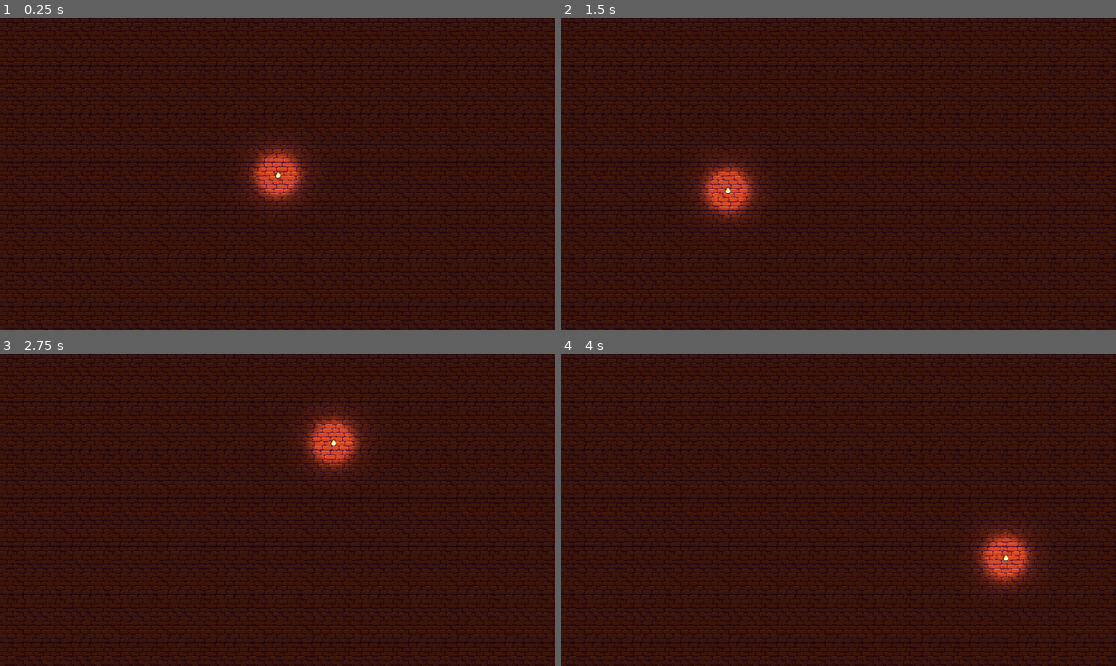
Above: before the commit, frames 1-4 (two rows, left to right).
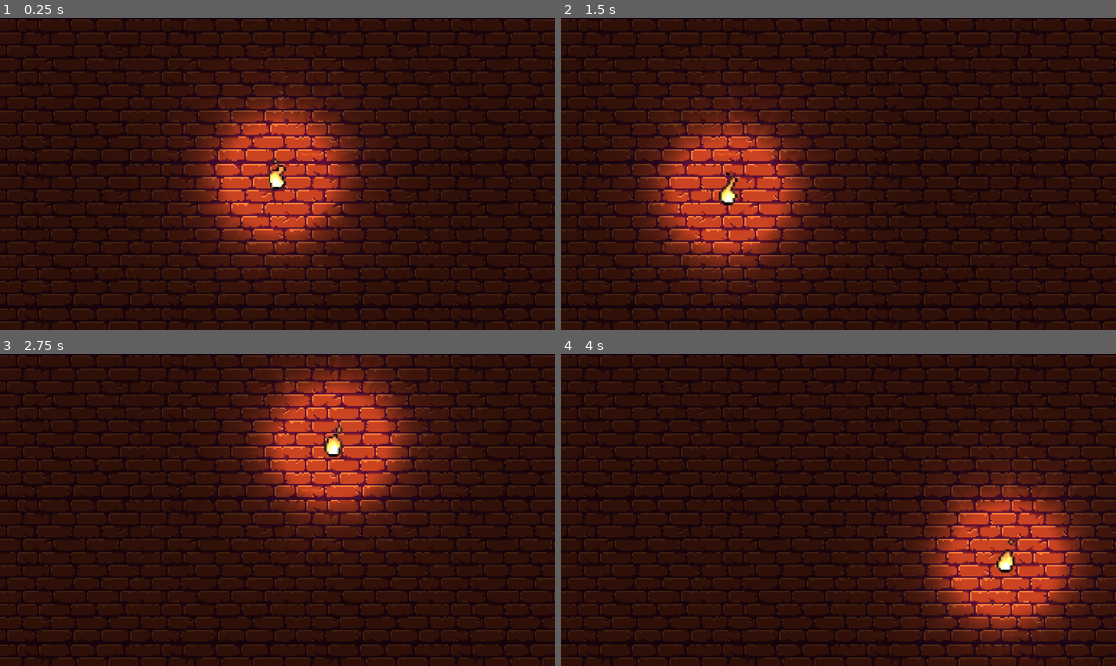
Above: after the commit, the same moments.

Repository: nyox2stupid/FlameLightTestGodot
Game: Godot game, scene res://node_2d.tscn
Two runs of this game, one before a commit and one after it. Both use one fixed random seed, a clock stepped at 60 frames per second and the inputs below.
Inputs (mouse positions are in pixels of both pictures, inside the frame that each line leads up to):
- Up to frame 1 (0.25 s): no input
- Up to frame 2 (1.5 s): move the mouse to (960, 158) at 0.52 s; tap Enter at 1.25 s; move the mouse to (727, 189) at 1.27 s
- Up to frame 3 (2.75 s): tap Space at 2 s; move the mouse to (333, 441) at 2.02 s
- Up to frame 4 (4 s): move the mouse to (810, 572) at 2.77 s; move the mouse to (1005, 556) at 3.52 s

The runs differ from the first frame. In frame 1, 29% of the frame differs, in the area x 0-100%, y 0-100%; in frame 2, 29%; in frame 3, 29%; in frame 4, 30%.

Commit message:
added animation directions

Diff:
--- a/Scripts/Flame.gd
+++ b/Scripts/Flame.gd
@@ -3,7 +3,7 @@
 
 # Called when the node enters the scene tree for the first time.
 func _ready():
-	pass # Replace with function body.
+	var movement_dir = 'm'
 
 
 # Called every frame. 'delta' is the elapsed time since the previous frame.
--- a/node_2d.tscn
+++ b/node_2d.tscn
@@ -5,36 +5,36 @@
 [ext_resource type="Texture2D" uid="uid://dxuq030bfpdvr" path="res://Assets/Bricks.png" id="2_4bmlc"]
 [ext_resource type="Texture2D" uid="uid://d1theu4pny2h5" path="res://Assets/spotlight.png" id="2_vnirn"]
 
-[sub_resource type="AtlasTexture" id="AtlasTexture_ua1n8"]
+[sub_resource type="AtlasTexture" id="AtlasTexture_41aof"]
 atlas = ExtResource("2_1nix6")
-region = Rect2(0, 0, 13, 23)
+region = Rect2(0, 48, 14, 24)
 
-[sub_resource type="AtlasTexture" id="AtlasTexture_0chww"]
+[sub_resource type="AtlasTexture" id="AtlasTexture_stt44"]
 atlas = ExtResource("2_1nix6")
-region = Rect2(14, 0, 13, 23)
+region = Rect2(14, 48, 14, 24)
 
-[sub_resource type="AtlasTexture" id="AtlasTexture_ui8no"]
+[sub_resource type="AtlasTexture" id="AtlasTexture_h1gyj"]
 atlas = ExtResource("2_1nix6")
-region = Rect2(28, 0, 13, 23)
+region = Rect2(28, 48, 14, 24)
 
-[sub_resource type="AtlasTexture" id="AtlasTexture_ddbt0"]
+[sub_resource type="AtlasTexture" id="AtlasTexture_omryq"]
 atlas = ExtResource("2_1nix6")
-region = Rect2(42, 0, 13, 23)
+region = Rect2(42, 48, 14, 24)
 
 [sub_resource type="SpriteFrames" id="SpriteFrames_7j3pp"]
 animations = [{
 "frames": [{
 "duration": 1.0,
-"texture": SubResource("AtlasTexture_ua1n8")
+"texture": SubResource("AtlasTexture_41aof")
 }, {
 "duration": 1.0,
-"texture": SubResource("AtlasTexture_0chww")
+"texture": SubResource("AtlasTexture_stt44")
 }, {
 "duration": 1.0,
-"texture": SubResource("AtlasTexture_ui8no")
+"texture": SubResource("AtlasTexture_h1gyj")
 }, {
 "duration": 1.0,
-"texture": SubResource("AtlasTexture_ddbt0")
+"texture": SubResource("AtlasTexture_omryq")
 }],
 "loop": true,
 "name": &"default",
@@ -55,20 +55,30 @@
 [node name="Node2D" type="Node2D"]
 
 [node name="Flame" type="Node2D" parent="."]
+scale = Vector2(3, 3)
 script = ExtResource("1_ro8gn")
 
 [node name="Still" type="AnimatedSprite2D" parent="Flame"]
 z_index = 1
 texture_filter = 1
 sprite_frames = SubResource("SpriteFrames_7j3pp")
-frame_progress = 0.426122
+autoplay = "default"
+frame_progress = 0.231901
 
-[node name="Still2" type="AnimatedSprite2D" parent="Flame"]
+[node name="Left" type="AnimatedSprite2D" parent="Flame"]
 visible = false
 z_index = 1
 texture_filter = 1
 sprite_frames = SubResource("SpriteFrames_7j3pp")
-frame = 2
+autoplay = "default"
+frame_progress = 0.761965
+
+[node name="Right" type="AnimatedSprite2D" parent="Flame"]
+visible = false
+z_index = 1
+texture_filter = 1
+sprite_frames = SubResource("SpriteFrames_7j3pp")
+autoplay = "default"
 frame_progress = 0.761965
 
 [node name="PointLight2D" type="PointLight2D" parent="Flame"]
@@ -76,10 +86,11 @@
 texture_scale = 0.2
 
 [node name="CanvasModulate" type="CanvasModulate" parent="."]
-color = Color(0.380392, 0.380392, 0.380392, 1)
+color = Color(0.303233, 0.303233, 0.303233, 1)
 
 [node name="TileMap" type="TileMap" parent="."]
 texture_filter = 1
+scale = Vector2(3, 3)
 tile_set = SubResource("TileSet_1gyyj")
 format = 2
 layer_0/tile_data = PackedInt32Array(-196607, 0, 0, -196608, 0, 0, -131073, 0, 0, -131074, 0, 0, -131075, 0, 0, -131076 …(8330 unchanged characters)…
